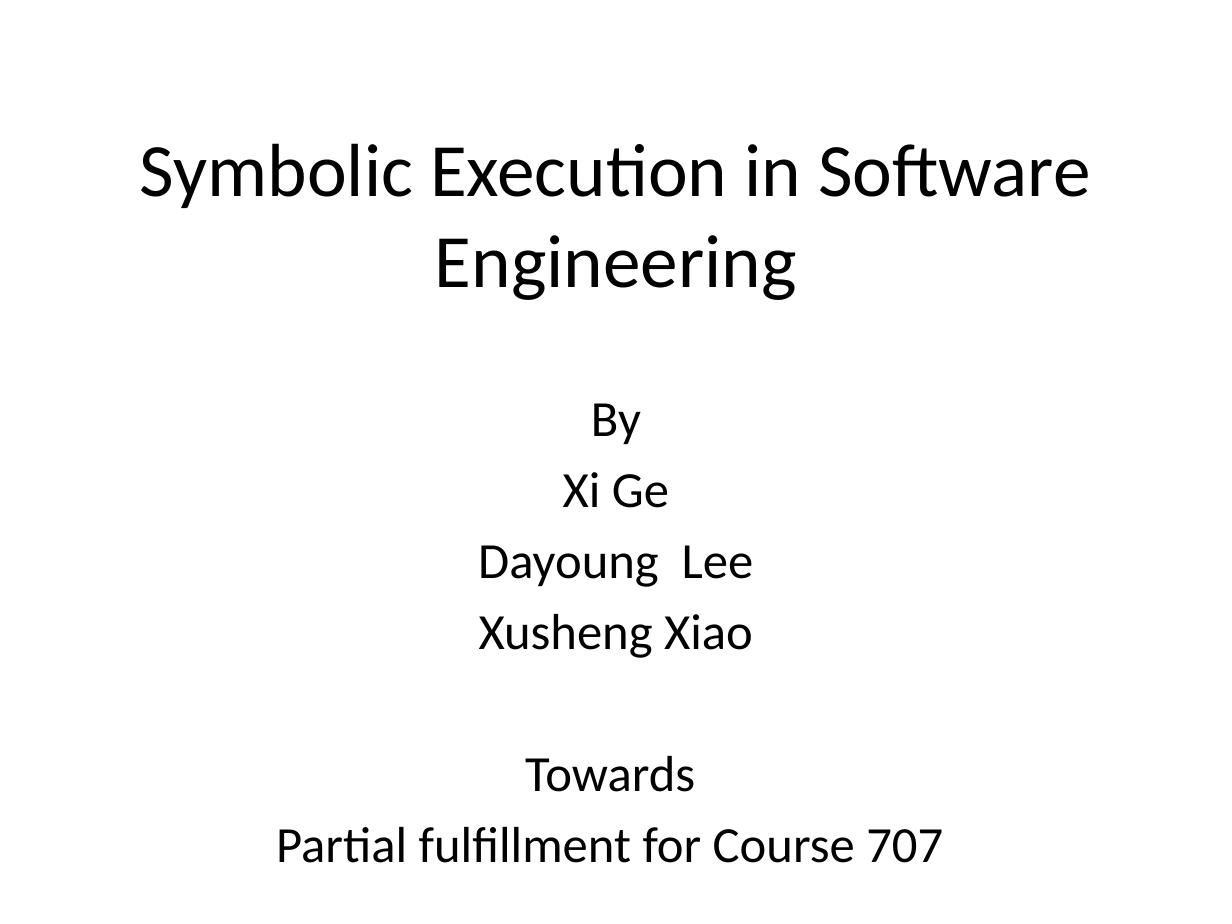
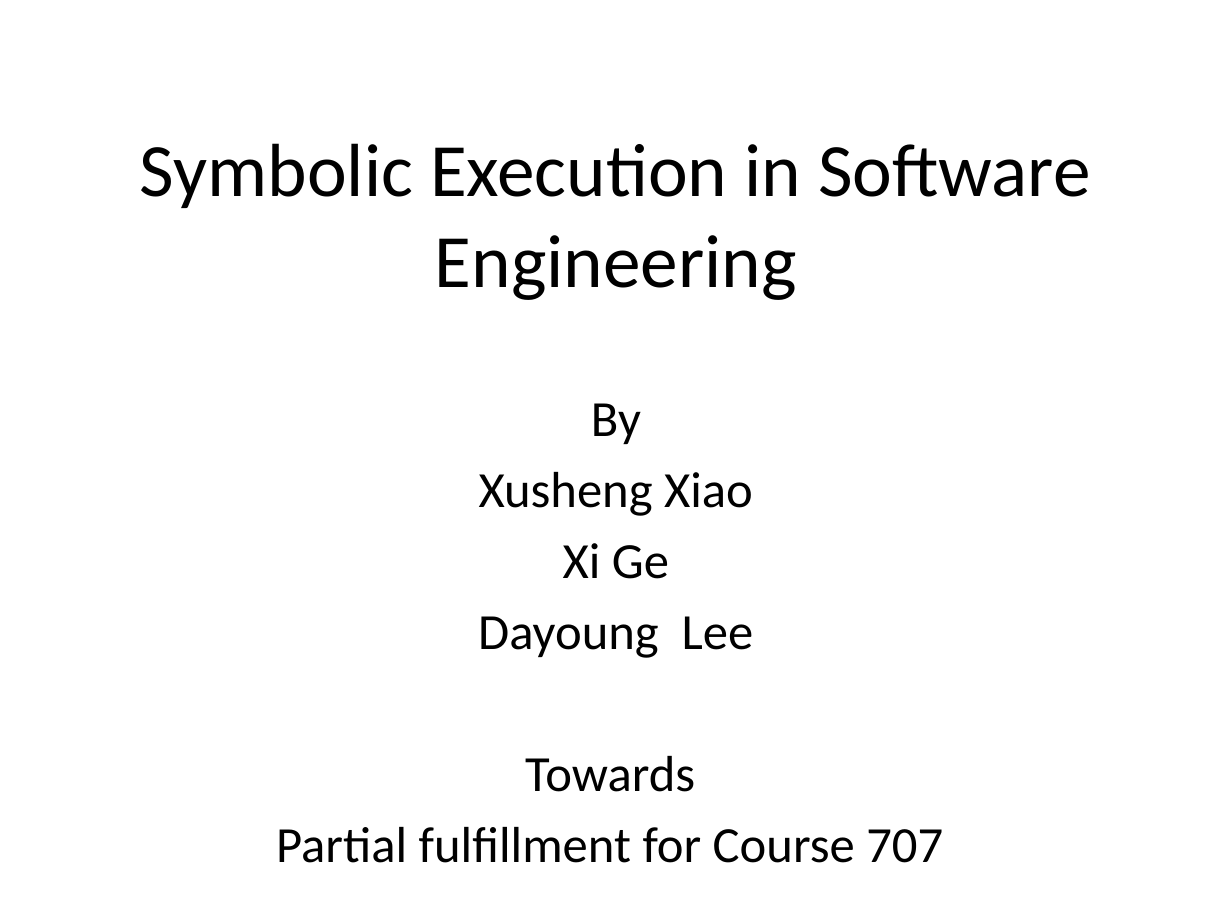
Before and after one commit to mentaman/cspat, a slide deck: slide 1 of Course/707 Theory of Computation/testing.pptx. Drawn at 1232x924 pixels with LibreOffice and Linux fonts; fonts in the diff are those of the drawing; background and template pictures are left out. Boxes give left, top, right and bottom in pixels: in the first picture for what was removed or moved away, otherwise in the second. Text is boxed around its words. In the diff, an @@ line names an element or a change of style, - is before the commit and + after.

```diff
--- a/Course/707 Theory of Computation/testing.pptx
+++ b/Course/707 Theory of Computation/testing.pptx
@@ subtitle at (479, 472, 753, 516): paragraph added @@
+Xusheng Xiao
@@ subtitle at (479, 614, 753, 658): paragraph removed @@
-Xusheng Xiao
```
